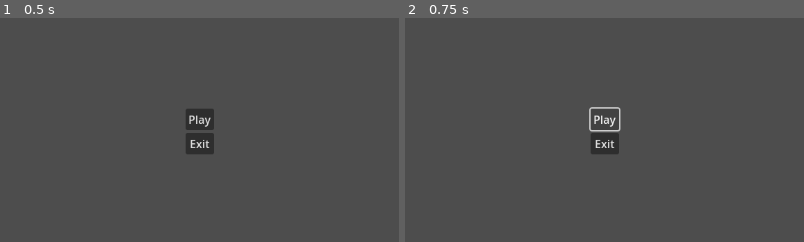
Above: before the commit, frames 1-2 (left to right).
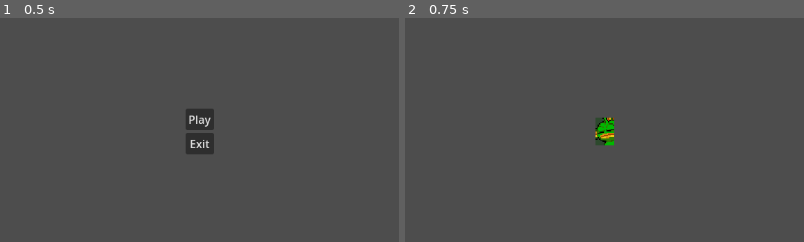
Above: after the commit, the same moments.

Repository: Tuzapeno/nuclear-throne-copy
Game: Godot game, scene res://Scenes/main_menu.tscn
Two runs of this game, one before a commit and one after it. Both use one fixed random seed, a clock stepped at 60 frames per second and the inputs below. This scene is started directly instead of the project's main scene.
Inputs:
- Up to frame 1 (0.5 s): no input
- Up to frame 2 (0.75 s): click "Play" at 0.5 s
The pictures show only the part of the screen within x 25-75%, y 25-75%; the shares and areas given below are measured in that part.

Frame 1 is identical in both runs. In frame 2, 1.1% of the frame differs, in the area x 46-55%, y 39-61%.

Commit message:
feat: :sparkles: Create charater selection and scene manager
Created character selection scene, and created scene manager to handle changing scenes with error check

Diff:
--- /dev/null
+++ b/Scenes/character_selection.tscn
@@ -0,0 +1,36 @@
+[gd_scene load_steps=3 format=3 uid="uid://birpcumdpahyo"]
+
+[ext_resource type="Script" path="res://Scripts/character_selection.gd" id="1_l6afl"]
+[ext_resource type="Texture2D" uid="uid://b2w60oedcchqe" path="res://Assets/fish_portrait.png" id="1_o1pey"]
+
+[node name="CharacterSelection" type="Control"]
+layout_mode = 3
+anchors_preset = 8
+anchor_left = 0.5
+anchor_top = 0.5
+anchor_right = 0.5
+anchor_bottom = 0.5
+grow_horizontal = 2
+grow_vertical = 2
+size_flags_horizontal = 4
+size_flags_vertical = 4
+script = ExtResource("1_l6afl")
+
+[node name="FishButton" type="TextureButton" parent="."]
+layout_mode = 1
+anchors_preset = 8
+anchor_left = 0.5
+anchor_top = 0.5
+anchor_right = 0.5
+anchor_bottom = 0.5
+offset_left = -13.5
+offset_top = -20.0
+offset_right = 13.5
+offset_bottom = 20.0
+grow_horizontal = 2
+grow_vertical = 2
+action_mode = 0
+texture_normal = ExtResource("1_o1pey")
+stretch_mode = 4
+
+[connection signal="pressed" from="FishButton" to="." method="_on_fish_button_pressed"]
--- a/Scenes/main_menu.tscn
+++ b/Scenes/main_menu.tscn
@@ -26,12 +26,10 @@
 grow_vertical = 2
 
 [node name="PlayButton" type="Button" parent="VBoxContainer"]
-unique_name_in_owner = true
 layout_mode = 2
 text = "Play"
 
 [node name="ExitButton" type="Button" parent="VBoxContainer"]
-unique_name_in_owner = true
 layout_mode = 2
 text = "Exit
 "
--- /dev/null
+++ b/Scripts/character_selection.gd
@@ -0,0 +1,15 @@
+extends Control
+
+
+# Called when the node enters the scene tree for the first time.
+func _ready() -> void:
+	pass # Replace with function body.
+
+
+# Called every frame. 'delta' is the elapsed time since the previous frame.
+func _process(_delta: float) -> void:
+	pass
+
+
+func _on_fish_button_pressed() -> void:
+	print("Fish was selected!!")
--- a/Scripts/main_menu.gd
+++ b/Scripts/main_menu.gd
@@ -1,4 +1,6 @@
 extends Control
+
+@onready var character_selection_scene: PackedScene = preload("res://Scenes/character_selection.tscn")
 
 # Signal for when the exit button is pressed
 func _on_exit_button_pressed() -> void:
@@ -6,4 +8,4 @@
 
 # Signal for when the play button is pressed
 func _on_play_button_pressed() -> void:
-	pass # Replace with function body.
+	SceneManager.change_scene(character_selection_scene, "Character Selection")
--- /dev/null
+++ b/Scripts/scene_manager.gd
@@ -0,0 +1,10 @@
+extends Node
+
+func change_scene(scene: PackedScene, scene_name: String = "no name") -> void:
+	match get_tree().change_scene_to_packed(scene):
+		OK:
+			print("Scene changed successfully to ", scene_name)
+		ERR_CANT_CREATE:
+			print("Can't create scene ", scene_name)
+		ERR_INVALID_PARAMETER:
+			print("Scene ", scene_name, " is invalid!")
--- a/project.godot
+++ b/project.godot
@@ -14,6 +14,10 @@
 run/main_scene="res://Scenes/world.tscn"
 config/features=PackedStringArray("4.3", "Forward Plus")
 config/icon="res://Assets/icon.svg"
+
+[autoload]
+
+SceneManager="*res://Scripts/scene_manager.gd"
 
 [input]
 
@@ -37,3 +41,7 @@
 "events": [Object(InputEventKey,"resource_local_to_scene":false,"resource_name":"","device":-1,"window_id":0,"alt_press …(192 unchanged characters)…
 ]
 }
+
+[rendering]
+
+textures/canvas_textures/default_texture_filter=0
Binary file added: Assets/fish_portrait.png
Not shown, added: Assets/fish_portrait.png.import
Not shown, removed: LICENSE
Not shown, changed: README.md
